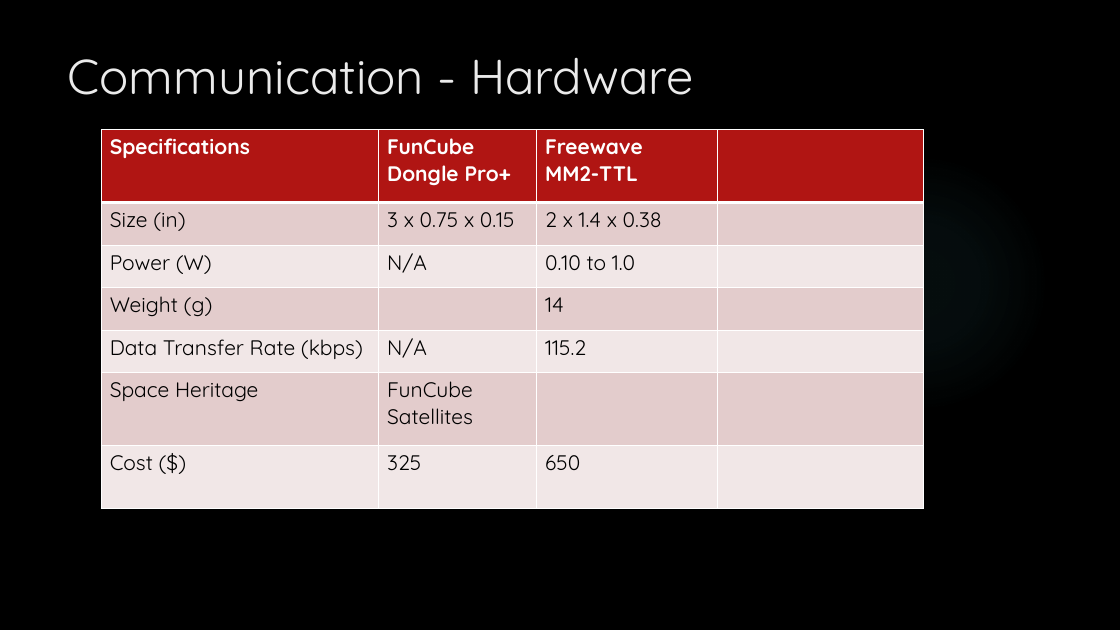
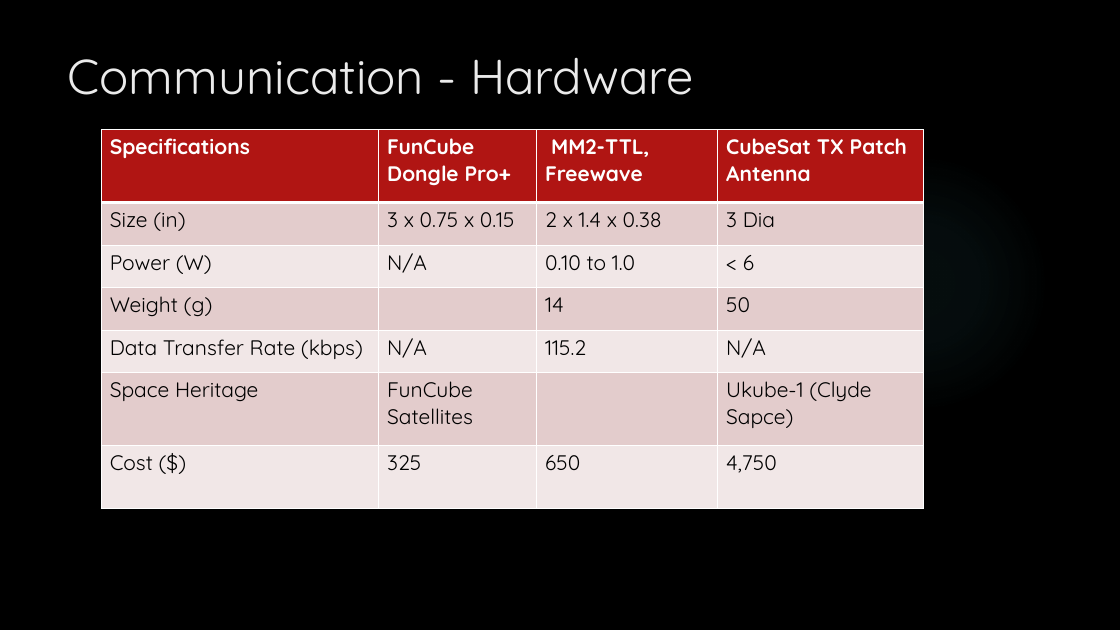
Before and after one commit to HASP-UMN/CubeSat, a slide deck: slide 22 of Presentations/PDR_Presentation.pptx. Drawn at 1120x630 pixels with LibreOffice and Linux fonts; fonts in the diff are those of the drawing; background and template pictures are left out. Boxes give left, top, right and bottom in pixels: in the first picture for what was removed or moved away, otherwise in the second. Text is boxed around its words. In the diff, an @@ line names an element or a change of style, - is before the commit and + after.

Commit message:
Added more info to Communication slides

```diff
--- a/Presentations/PDR_Presentation.pptx
+++ b/Presentations/PDR_Presentation.pptx
@@ table at (102,129,923,508) @@
-row 1, column 3: Freewave / MM2-TTL
+row 1, column 3: MM2-TTL, Freewave
-row 1, column 4: 
+row 1, column 4: CubeSat TX Patch Antenna
-row 2, column 4: 
+row 2, column 4: 3 Dia
-row 3, column 4: 
+row 3, column 4: < 6
-row 4, column 4: 
+row 4, column 4: 50
-row 5, column 4: 
+row 5, column 4: N/A
-row 6, column 4: 
+row 6, column 4: Ukube-1 (Clyde Sapce)
-row 7, column 4: 
+row 7, column 4: 4,750
```
